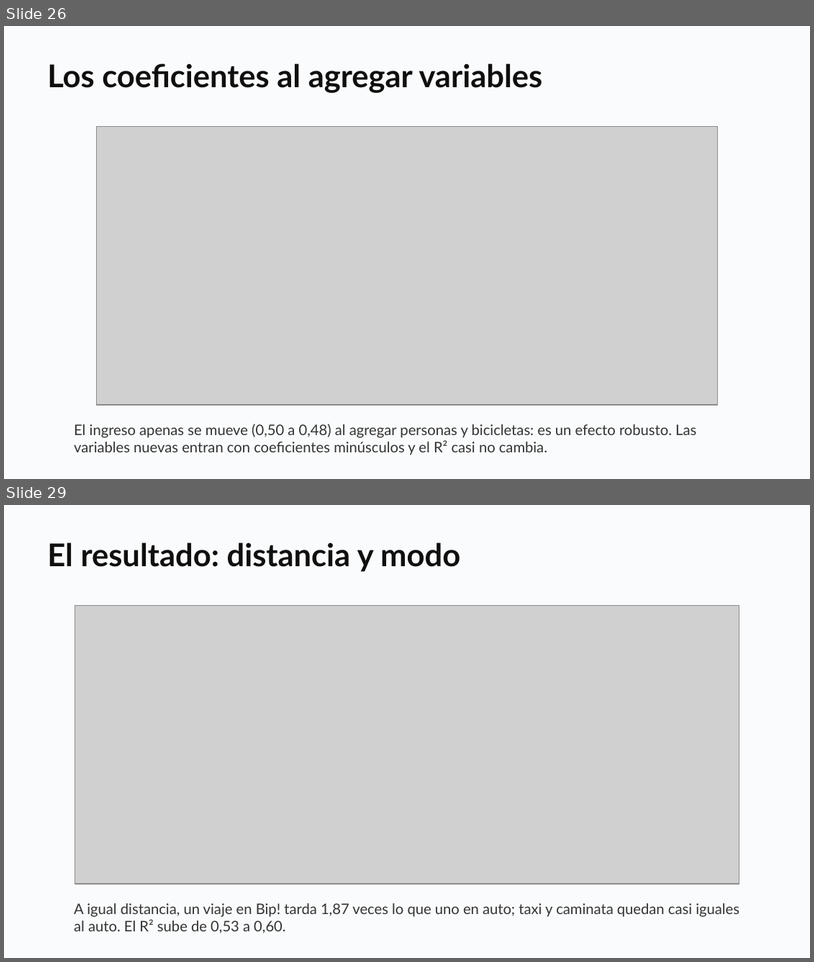
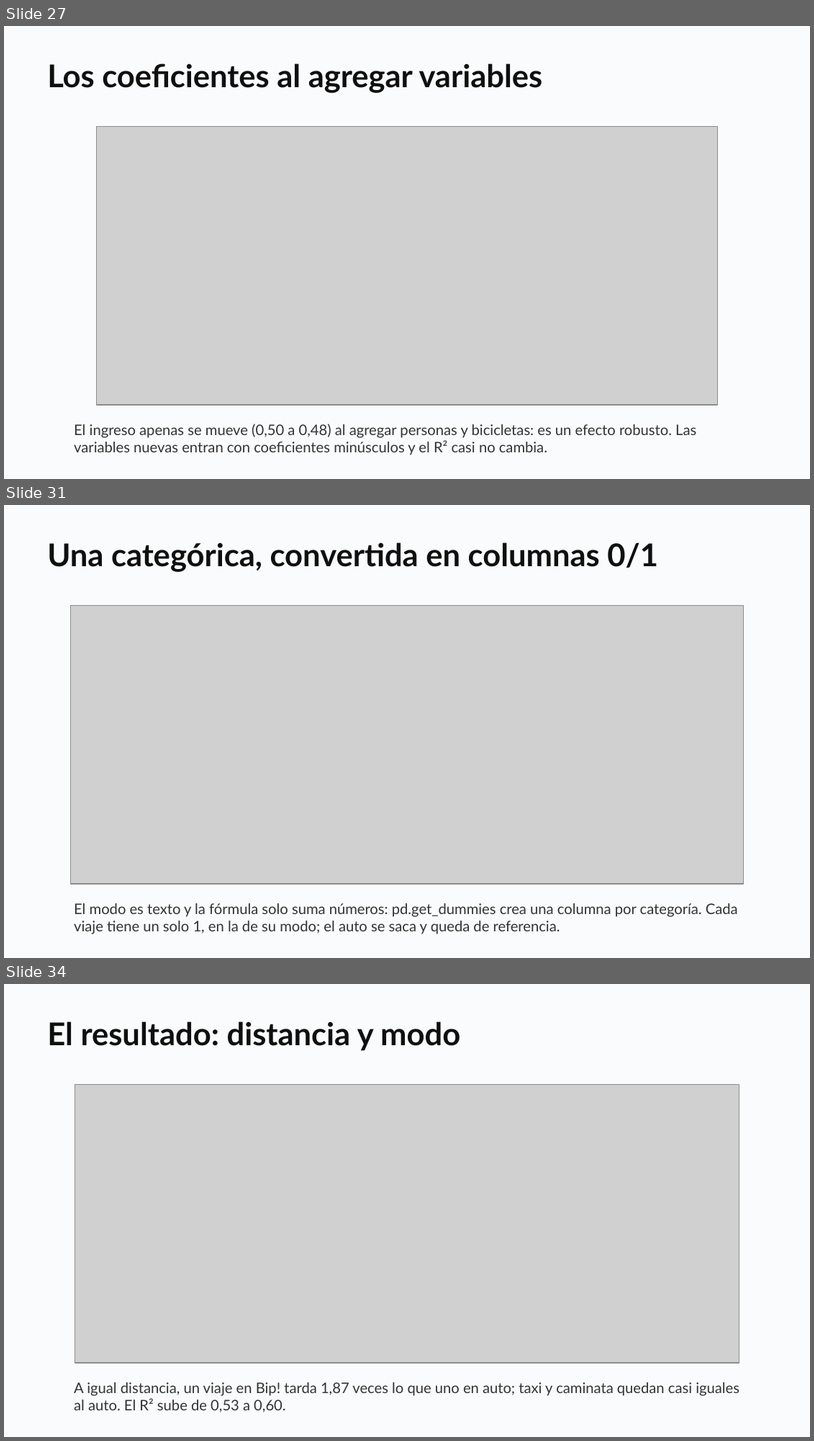
Before and after one commit to daniopitz/diplomado-cdd, a slide deck: presentaciones/clase04_regresion_multiple.pptx. Shown one above the other, each under a label of ours: slides 26 and 29 before the commit, slides 27, 31 and 34 after it; the slides between them are not shown. The pictures are 814x962 and 814x1441 pixels, drawn with LibreOffice and Linux fonts; fonts in the diff are those of the drawing; grey boxes stand for pictures. Boxes give left, top, right and bottom in pixels: in the first picture for what was removed or moved away, otherwise in the second. Text is boxed around its words. In the diff, an @@ line names an element or a change of style, - is before the commit and + after.

```diff
--- a/presentaciones/clase04_regresion_multiple.pptx
+++ b/presentaciones/clase04_regresion_multiple.pptx
@@ slide 31 added at [4,505,810,958], background #FFFFFF @@
@@ rectangle added at [4,505,810,958], fill #FAFBFC @@
@@ text added at [47,542,658,572], 28 pt, text #0F0F0F, bold @@
+Una categórica, convertida en columnas 0/1
@@ picture added at [71,606,744,884] @@
@@ text added at [74,903,738,934], 13 pt, text #333333 @@
+El modo es texto y la fórmula solo suma números: pd.get_dummies crea una columna por categoría. Cada viaje tiene un solo 1, en la de su modo; el auto se saca y queda de referencia.
@@ what was slide 26 is now slide 27 @@
@@ what was slide 29 is now slide 34 @@
```
Also in this commit, not shown: 3 slides changed, 4 other slides added, 3 other files.
